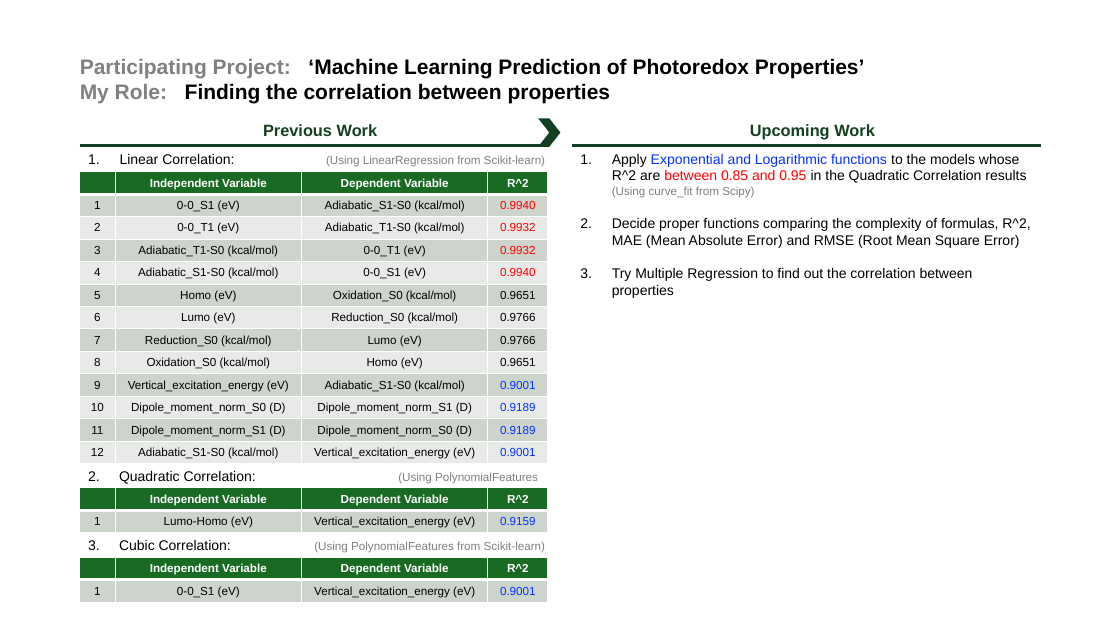
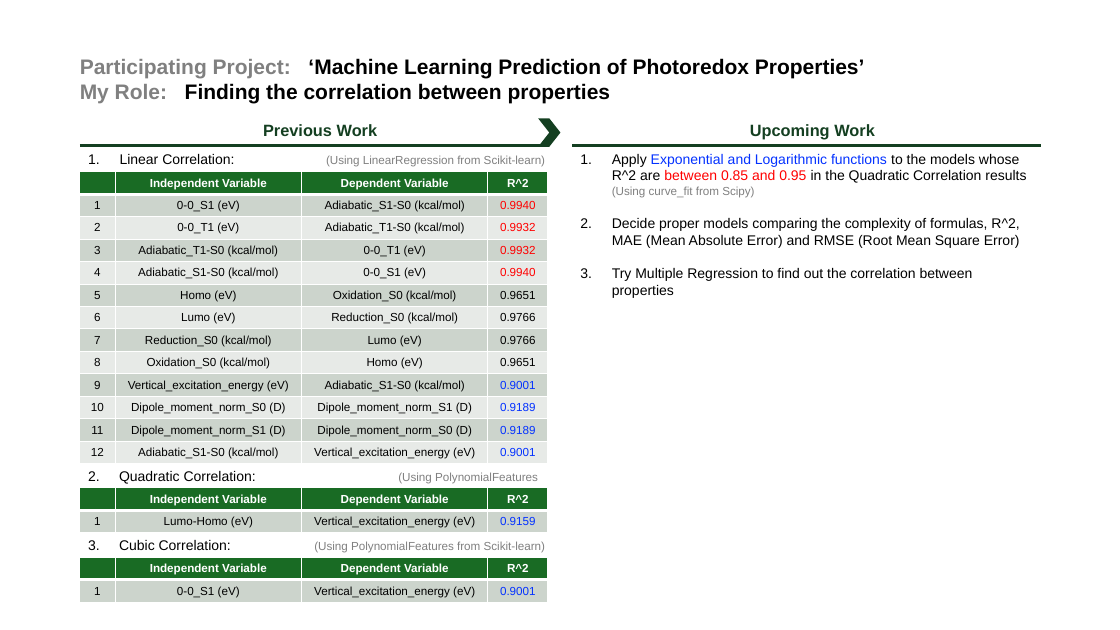
Before and after one commit to jadenlee99/KimLab_CSU, a slide deck: slide 2 of presentation/240718.pptx. Drawn at 1120x630 pixels with LibreOffice and Linux fonts; fonts in the diff are those of the drawing. Boxes give left, top, right and bottom in pixels: in the first picture for what was removed or moved away, otherwise in the second. Text is boxed around its words. In the diff, an @@ line names an element or a change of style, - is before the commit and + after.

```diff
--- a/presentation/240718.pptx
+++ b/presentation/240718.pptx
@@ text at [612,218,1020,248]: text changed @@
-2. Decide proper functions comparing the complexity of formulas, R^2, MAE (Mean Absolute Error) and RMSE (Root Mean Square Error)
+2. Decide proper models comparing the complexity of formulas, R^2, MAE (Mean Absolute Error) and RMSE (Root Mean Square Error)
```
Also in this commit, not shown: 1 other file.
